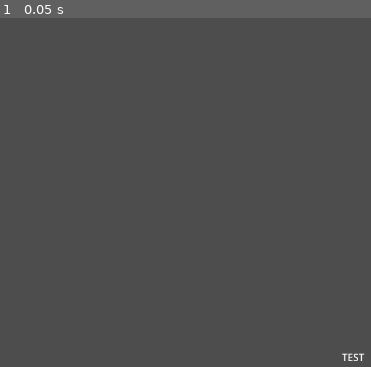
Above: before the commit, frame 1.
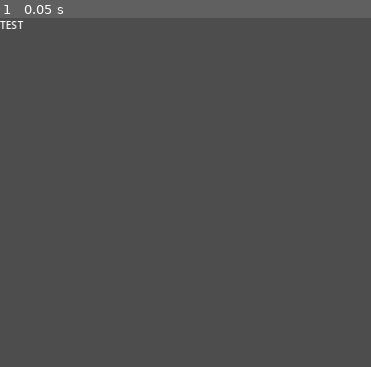
Above: after the commit, the same moment.

Repository: 2weeking/Lasso-Knight
Game: Godot game, scene res://levels/main_menu.tscn
Same seed, same stepped clock (60 frames per second), same inputs: the game is played once before the commit and once after it. Before the commit the project starts from res://main_menu.tscn.
Inputs:
- Up to frame 1 (0.05 s): no input

The runs differ from the first frame. In frame 1, 0.2% of the frame differs, in the area x 0-99%, y 0-99%.

Commit message:
Added testing level and basic player movement

Diff:
--- /dev/null
+++ b/entities/chain/chain.tscn
@@ -0,0 +1,3 @@
+[gd_scene format=3 uid="uid://c1i4xfv7btsbn"]
+
+[node name="Chain" type="Node2D"]
--- /dev/null
+++ b/entities/player/player.gd
@@ -0,0 +1,73 @@
+extends CharacterBody2D
+
+var gravity = ProjectSettings.get_setting("physics/2d/default_gravity")
+
+const SPEED = 300.0
+const MAX_SPEED = 2000
+const JUMP_VELOCITY = -400.0
+const FRICTION_AIR = 0.95
+const FRICTION_GROUND = 0.85
+const CHAIN_PULL = 105
+
+var chain_velocity := Vector2(0,0)
+var can_jump = false
+
+"""
+func _input(event):
+	if event is InputEventMouseButton:
+		if event.pressed:
+			$Chain.shoot(event.position - get_viewport().size * 0.5)
+		else:
+			$Chain.release()
+"""
+
+func _physics_process(delta):
+	# Gravity
+	if not is_on_floor():
+		velocity.y += gravity * delta
+
+	# Jump
+	if Input.is_action_just_pressed("up") and is_on_floor():
+		velocity.y = JUMP_VELOCITY
+
+	# Walk
+	var direction = Input.get_axis("left", "right")
+	if direction:
+		velocity.x = direction * SPEED
+	else:
+		velocity.x = move_toward(velocity.x, 0, SPEED)
+
+	"""
+	# Hook physics
+	if $Chain.hooked:
+		chain_velocity = to_local($Chain.tip).normalized() * CHAIN_PULL
+		if chain_velocity.y > 0:
+			# Pulling down weaker
+			chain_velocity.y *= 0.55
+		else:
+			# Pulling up stronger
+			chain_velocity.y *= 1.65
+		if sign(chain_velocity.x) != sign(velocity.x):
+			# If walking diff direction than chain pull, reduce pull
+			chain_velocity.x *= 0.7
+	else:
+		# No chain velocity if not hooked
+		chain_velocity = Vector2(0,0)
+
+	# Apply chain velocity
+	velocity += chain_velocity
+	"""
+	move_and_slide()
+
+	# Friction on ground
+	if is_on_floor():
+		velocity.x *= FRICTION_GROUND
+		if velocity.y >= 5:velocity.y = 5
+	elif is_on_ceiling() and velocity.y <= -5:
+		velocity.y = -5
+
+	# Friciton on Air
+	if not is_on_floor():
+		velocity.x *= FRICTION_AIR
+		if velocity.y > 0:
+			velocity.y *= FRICTION_AIR
--- /dev/null
+++ b/entities/player/player.tscn
@@ -0,0 +1,17 @@
+[gd_scene load_steps=4 format=3 uid="uid://ccpgp2pqa5e3v"]
+
+[ext_resource type="Script" path="res://entities/player/player.gd" id="1_mad6v"]
+[ext_resource type="Texture2D" uid="uid://c8n7jy45rivst" path="res://icon.svg" id="2_j4iy4"]
+
+[sub_resource type="RectangleShape2D" id="RectangleShape2D_6r81l"]
+size = Vector2(120, 120)
+
+[node name="Player" type="CharacterBody2D"]
+scale = Vector2(0.5, 0.5)
+script = ExtResource("1_mad6v")
+
+[node name="Icon" type="Sprite2D" parent="."]
+texture = ExtResource("2_j4iy4")
+
+[node name="CollisionShape2D" type="CollisionShape2D" parent="."]
+shape = SubResource("RectangleShape2D_6r81l")
--- /dev/null
+++ b/levels/main_menu.tscn
@@ -0,0 +1,8 @@
+[gd_scene format=3 uid="uid://c71m2q3lgx1kh"]
+
+[node name="MainMenu" type="Node2D"]
+
+[node name="Label" type="Label" parent="."]
+offset_right = 40.0
+offset_bottom = 23.0
+text = "TEST"
--- /dev/null
+++ b/levels/test.tscn
@@ -0,0 +1,28 @@
+[gd_scene load_steps=5 format=3 uid="uid://b2efge8xle13i"]
+
+[ext_resource type="Texture2D" uid="uid://c8n7jy45rivst" path="res://icon.svg" id="1_jdnbj"]
+[ext_resource type="PackedScene" uid="uid://ccpgp2pqa5e3v" path="res://entities/player/player.tscn" id="2_yvyph"]
+
+[sub_resource type="TileSetAtlasSource" id="TileSetAtlasSource_lnxt6"]
+texture = ExtResource("1_jdnbj")
+texture_region_size = Vector2i(128, 128)
+0:0/0 = 0
+0:0/0/modulate = Color(0, 0, 0, 1)
+0:0/0/physics_layer_0/linear_velocity = Vector2(0, 0)
+0:0/0/physics_layer_0/angular_velocity = 0.0
+0:0/0/physics_layer_0/polygon_0/points = PackedVector2Array(-64, -64, 64, -64, 64, 64, -64, 64)
+
+[sub_resource type="TileSet" id="TileSet_l1qvr"]
+tile_size = Vector2i(128, 128)
+physics_layer_0/collision_layer = 1
+sources/0 = SubResource("TileSetAtlasSource_lnxt6")
+
+[node name="test" type="Node2D"]
+
+[node name="TileMap" type="TileMap" parent="."]
+tile_set = SubResource("TileSet_l1qvr")
+format = 2
+layer_0/tile_data = PackedInt32Array(327680, 0, 0, 327681, 0, 0, 327682, 0, 0, 327683, 0, 0, 327684, 0, 0, 327685, 0, 0, 327686, 0, 0, 327687, 0, 0, 327688, 0, 0, 327689, 0, 0, 131076, 0, 0, 131077, 0, 0, 131078, 0, 0, 131079, 0, 0, 262144, 0, 0, 196608, 0, 0, 131072, 0, 0, 65536, 0, 0, 0, 0, 0, 262153, 0, 0, 196617, 0, 0, 131081, 0, 0, 65545, 0, 0, 9, 0, 0)
+
+[node name="Player" parent="." instance=ExtResource("2_yvyph")]
+position = Vector2(351, 527)
--- a/main_menu.tscn
+++ /dev/null
@@ -1,17 +0,0 @@
-[gd_scene format=3 uid="uid://c71m2q3lgx1kh"]
-
-[node name="MainMenu" type="Node2D"]
-
-[node name="Label" type="Label" parent="."]
-anchors_preset = 5
-anchor_left = 0.5
-anchor_right = 0.5
-offset_left = 500.0
-offset_top = 500.0
-offset_right = 630.0
-offset_bottom = 585.0
-grow_horizontal = 2
-grow_vertical = 2
-text = "TEST"
-horizontal_alignment = 1
-vertical_alignment = 1
--- a/project.godot
+++ b/project.godot
@@ -11,16 +11,37 @@
 [application]
 
 config/name="LassoKnight"
-run/main_scene="res://main_menu.tscn"
+run/main_scene="res://levels/main_menu.tscn"
 config/features=PackedStringArray("4.1", "GL Compatibility")
-config/icon="res://icon.svg"
 
 [display]
 
 window/size/viewport_width=1280
 window/size/viewport_height=720
-window/size/resizable=false
-window/stretch/aspect="keep_width"
+window/stretch/mode="canvas_items"
+
+[input]
+
+up={
+"deadzone": 0.5,
+"events": [Object(InputEventKey,"resource_local_to_scene":false,"resource_name":"","device":-1,"window_id":0,"alt_pressed":false,"shift_pressed":false,"ctrl_pressed":false,"meta_pressed":false,"pressed":false,"keycode":0,"physical_keycode":87,"key_label":0,"unicode":119,"echo":false,"script":null)
+]
+}
+left={
+"deadzone": 0.5,
+"events": [Object(InputEventKey,"resource_local_to_scene":false,"resource_name":"","device":-1,"window_id":0,"alt_pressed":false,"shift_pressed":false,"ctrl_pressed":false,"meta_pressed":false,"pressed":false,"keycode":0,"physical_keycode":65,"key_label":0,"unicode":97,"echo":false,"script":null)
+]
+}
+down={
+"deadzone": 0.5,
+"events": [Object(InputEventKey,"resource_local_to_scene":false,"resource_name":"","device":-1,"window_id":0,"alt_pressed":false,"shift_pressed":false,"ctrl_pressed":false,"meta_pressed":false,"pressed":false,"keycode":0,"physical_keycode":83,"key_label":0,"unicode":115,"echo":false,"script":null)
+]
+}
+right={
+"deadzone": 0.5,
+"events": [Object(InputEventKey,"resource_local_to_scene":false,"resource_name":"","device":-1,"window_id":0,"alt_pressed":false,"shift_pressed":false,"ctrl_pressed":false,"meta_pressed":false,"pressed":false,"keycode":0,"physical_keycode":68,"key_label":0,"unicode":100,"echo":false,"script":null)
+]
+}
 
 [rendering]
 
Not shown, changed: icon.svg.import
